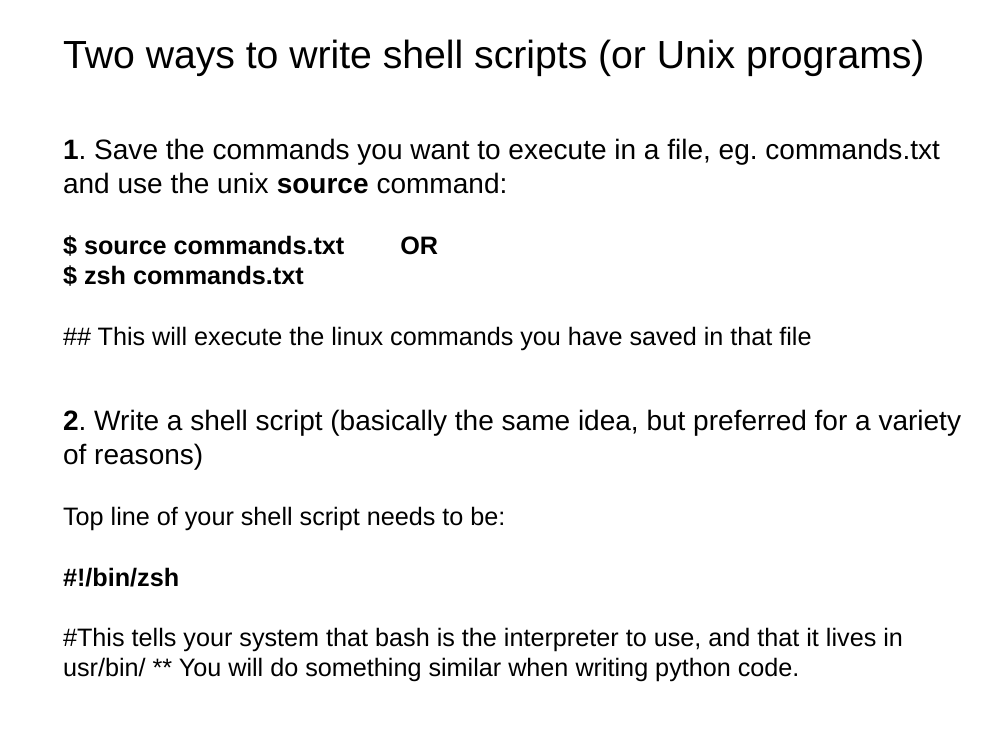
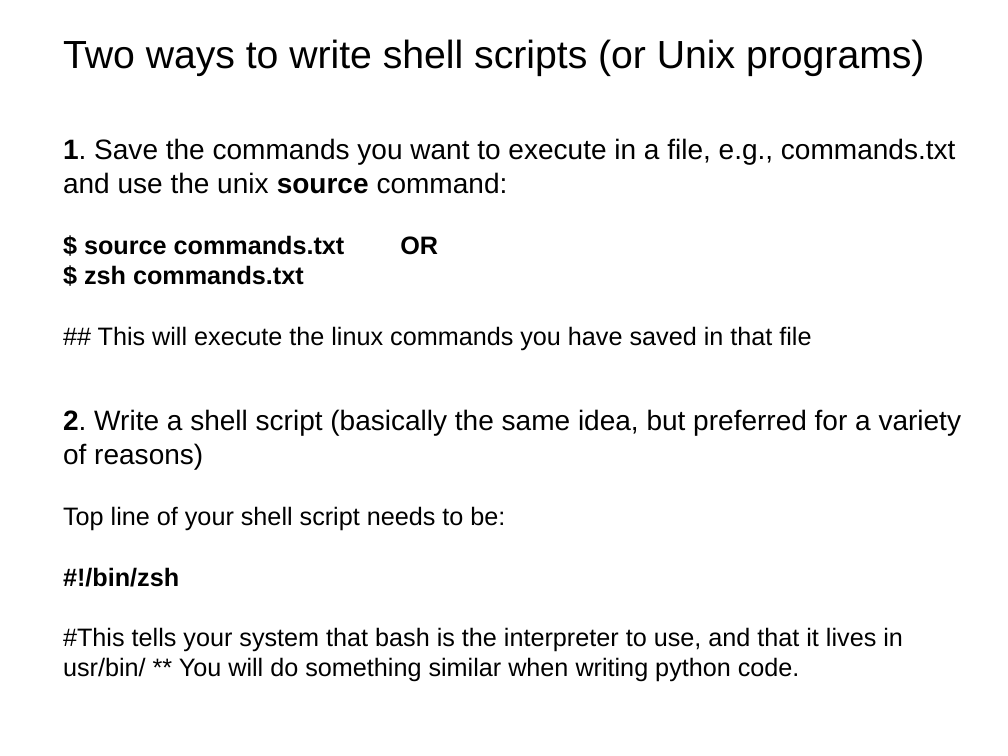
Before and after one commit to tparchman/F25_BIOL792, a slide deck: slide 14 of week3_unixIII/week3.pptx. Drawn at 1008x756 pixels with LibreOffice and Linux fonts; fonts in the diff are those of the drawing. Boxes give left, top, right and bottom in pixels: in the first picture for what was removed or moved away, otherwise in the second. Text is boxed around its words. In the diff, an @@ line names an element or a change of style, - is before the commit and + after.

```diff
--- a/week3_unixIII/week3.pptx
+++ b/week3_unixIII/week3.pptx
@@ text at bbox=[63, 138, 955, 194]: text changed @@
-1. Save the commands you want to execute in a file, eg. commands.txt and use the unix source command:
+1. Save the commands you want to execute in a file, e.g., commands.txt and use the unix source command:
```
Also in this commit, not shown: 3 other slides changed, 2 other files.
